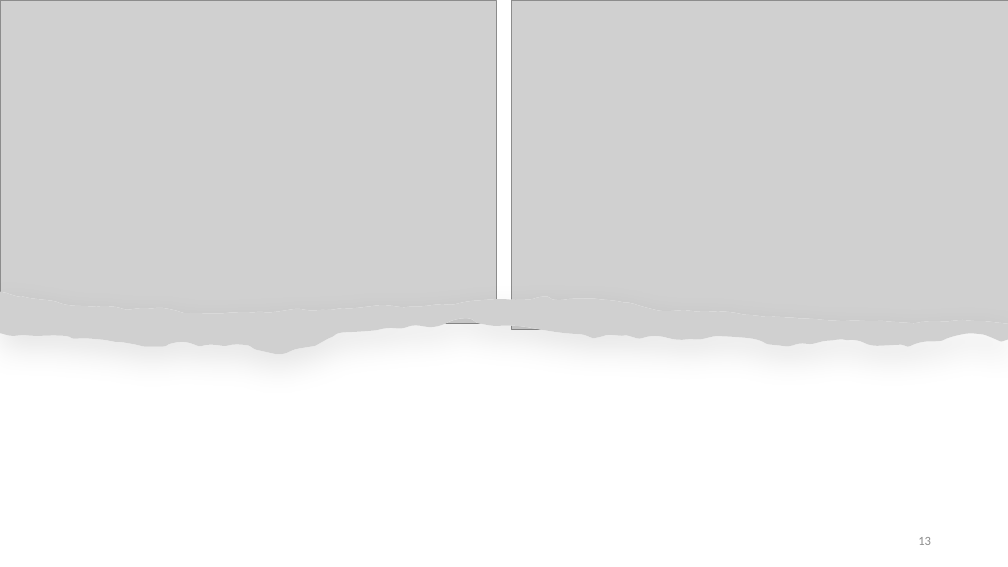
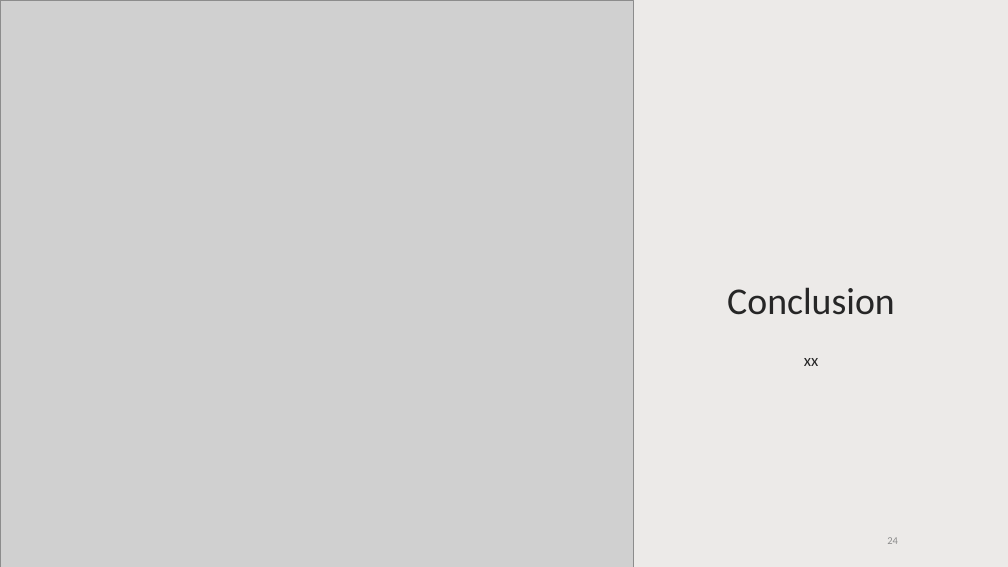
Before and after one commit to EliAd152693/OpenclassroomsProjet5, a slide deck: slide 24 of OC_IML_P5_Presentation.pptx (slide 13 before the commit). Drawn at 1008x567 pixels with LibreOffice and Linux fonts; fonts in the diff are those of the drawing; grey boxes stand for pictures. Boxes give left, top, right and bottom in pixels: in the first picture for what was removed or moved away, otherwise in the second. Text is boxed around its words. In the diff, an @@ line names an element or a change of style, - is before the commit and + after.

```diff
--- a/OC_IML_P5_Presentation.pptx
+++ b/OC_IML_P5_Presentation.pptx
@@ picture removed at [0,0,496,324] @@
@@ picture added at [0,0,634,567] @@
@@ rectangle added at [504,0,1008,567], fill #82766A at 15% opacity @@
@@ picture removed at [512,0,1008,330] @@
@@ freeform shape removed at [0,292,1008,355] @@
@@ picture removed at [0,292,1008,355] @@
@@ title added at [727,287,895,315], 36 pt, text #262626 @@
+Conclusion
@@ text added at [804,358,819,366], 16 pt, text #262626 @@
+xx
@@ page number: place and size @@
-page number at [918,537,931,545]
+page number at [712,526,939,556]
@@ page number at [887,537,898,544]: text changed; size 12 to 10 pt @@
-13
+24
```
Also in this commit, not shown: 5 other slides changed, 18 slides added, 7 slides removed, 5 other files.
